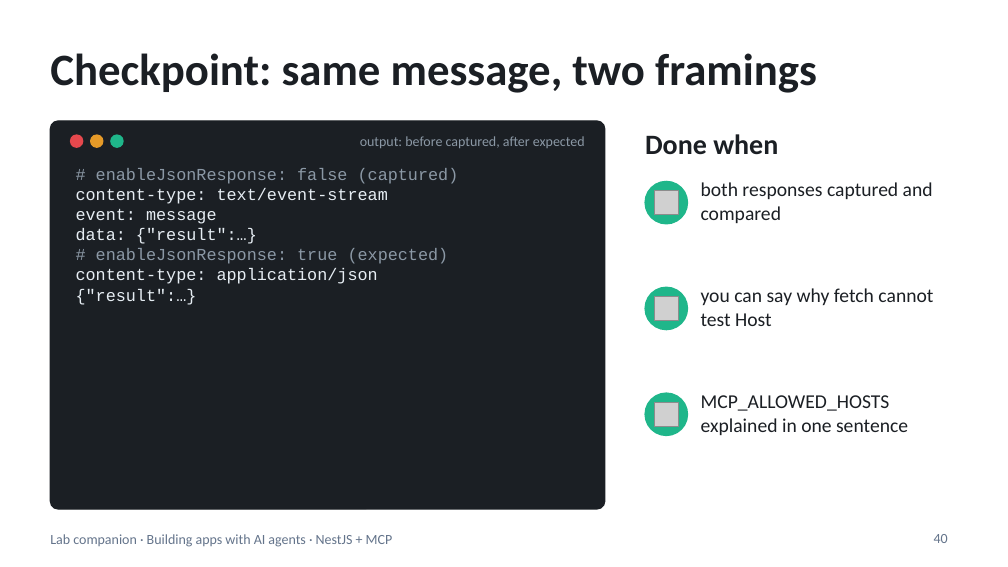
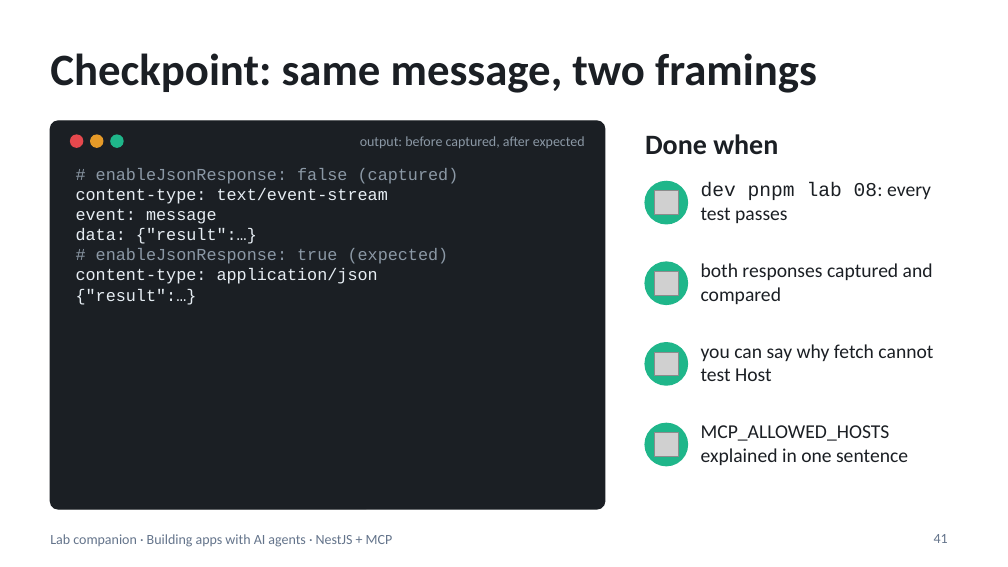
Before and after one commit to blazaga/ai-training-modules, a slide deck: slide 41 of docs/ai-agent-training/slides/lab-companion.pptx (slide 40 before the commit). Drawn at 1008x567 pixels with LibreOffice and Linux fonts; fonts in the diff are those of the drawing; grey boxes stand for pictures. Boxes give left, top, right and bottom in pixels: in the first picture for what was removed or moved away, otherwise in the second. Text is boxed around its words. In the diff, an @@ line names an element or a change of style, - is before the commit and + after.

```diff
--- a/docs/ai-agent-training/slides/lab-companion.pptx
+++ b/docs/ai-agent-training/slides/lab-companion.pptx
@@ text added at (701, 183, 931, 223), 14 pt, text #1B1F24 @@
+dev pnpm lab 08: every test passes
@@ ellipse: place and size @@
-ellipse at (645, 287, 687, 330)
+ellipse at (645, 262, 687, 304)
@@ text "both responses captured and compared": place and size @@
-text "both responses captured and compared" at (701, 182, 933, 223)
+text "both responses captured and compared" at (701, 263, 933, 304)
@@ picture: place and size @@
-picture at (654, 296, 678, 321)
+picture at (654, 271, 678, 295)
@@ ellipse: place and size @@
-ellipse at (645, 393, 687, 435)
+ellipse at (645, 343, 687, 385)
@@ picture: place and size @@
-picture at (654, 402, 678, 426)
+picture at (654, 352, 678, 376)
@@ text "you can say why fetch ...": place and size @@
-text "you can say why fetch ..." at (701, 288, 933, 326)
+text "you can say why fetch ..." at (701, 344, 933, 381)
@@ text "MCP_ALLOWED_HOSTS explained in one sentence": place and size @@
-text "MCP_ALLOWED_HOSTS explained in one sentence" at (701, 395, 908, 435)
+text "MCP_ALLOWED_HOSTS explained in one sentence" at (701, 425, 908, 465)
@@ ellipse added at (645, 423, 687, 466), fill #1FB68A, outline #1FB68A 1 pt @@
@@ picture added at (654, 432, 678, 457) @@
@@ page number at (934, 534, 948, 543): text changed @@
-40
+41
```
Also in this commit, not shown: 14 other slides changed, 1 slide added, 36 other files.
